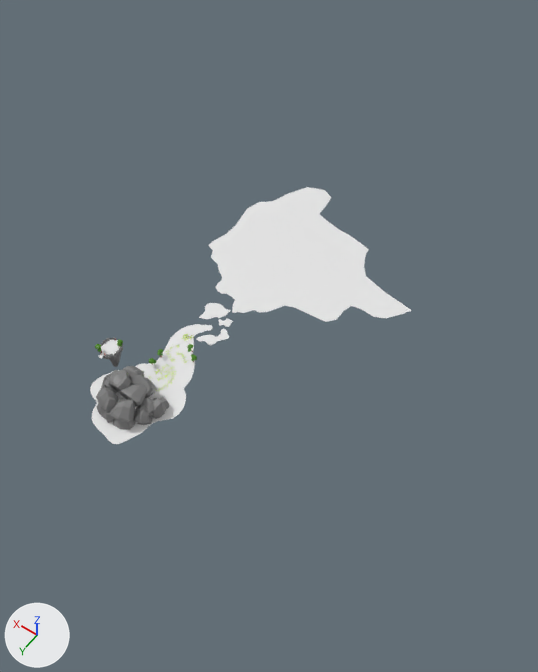
A saved change to the Blender file Assets/3D Objects/Map_1.blend.
The view is the same before and after, from a camera (50 mm lens) standing at (-423.0, 302.0, 762.0) and looking at (-90.0, -165.0, 28.0). Arrows for +X, +Y and +Z are at lower left; the lights stay in place. The older version comes first.

The first picture shows 'GrassAllIslands', 'Island1_Mesh.059', 'Island1_Mesh.062', 'Island1_Mesh.063', 'Island1_Mesh.065', 'Island1_Mesh.066', 'Island1_Mesh.068', 'Island1_Mesh.069', 'Island1_Mesh.070', 'Island1_Mesh.071', 'Island1_Mesh.072', 'Island1_Mesh.073', 'Island1_Mesh.075', 'Island1_Mesh.076', 'blockout' and 2 more.
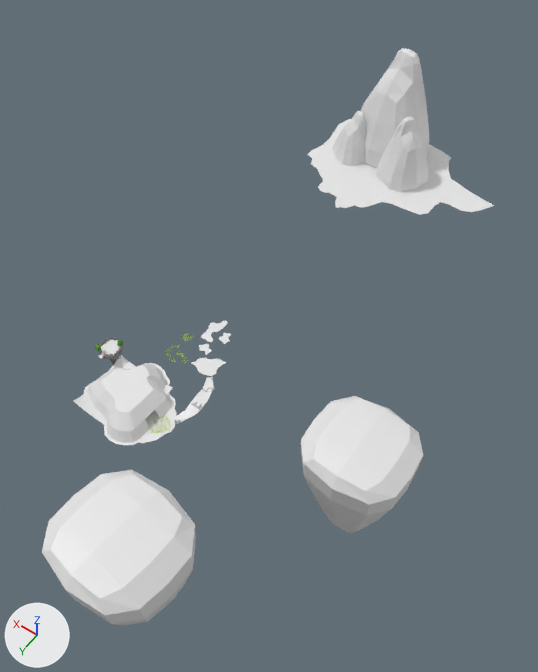
Commit message: updating map

What the commit changed:
Mesh me_cube_090 is new.
It has 246 vertices, 240 faces and spans x -1.93..3.56, y -4.03..1.03, z -2.63..0.8.
Mesh me_plane_006 is new.
It has 25 vertices, 23 faces and spans x -1.4..1.44, y -4.77..2.56, z -0.56..0.52.
Mesh me_cube is new.
It has 164 vertices, 160 faces and spans x -1.01..2.76, y -0.99..5.06, z -1.31..1.25.
Mesh me_plane_005 is new.
It has 60 vertices, 1 face and spans x -8.2..21.4, y 0.9..28.4, z 0.0.
Mesh me_plane_001 is new.
It has 167 vertices, 162 faces and spans x -5.29..6.3, y -22.66..-9.8, z -0.77..1.98.
Mesh me_plane is new.
It has 81 vertices, 64 faces and spans x -1.0..1.0, y -1.0..1.0, z -0.12..0.24.
Mesh me_plane_004_1 is new.
It has 144 vertices, 4 faces and spans x -1.7..5.23, y -6.22..1.44, z 0.0.
Object 'blockout' (ob_blockout) is deleted.
Object 'GrassAllIslands' (ob_grassallislands) moves from (20.0, -49.0, -12.0) to (-34.0, -27.0, -12.0).
Object 'GrassAllIslands' (ob_grassallislands) turns from (-2.4, 0.1, 1.7) to (-2.4, 0.1, -88) degrees about x, y and z.
Object 'Island1_Mesh.059' (ob_island1_mesh_059) is deleted.
Object 'Island1_Mesh.062' (ob_island1_mesh_062) is deleted.
Object 'Island1_Mesh.063' (ob_island1_mesh_063) is deleted.
Object 'Island1_Mesh.065' (ob_island1_mesh_065) is deleted.
Object 'Island1_Mesh.069' (ob_island1_mesh_069) is deleted.
Object 'Island1_Mesh.070' (ob_island1_mesh_070) is deleted.
Object 'Island1_Mesh.066' (ob_island1_mesh_066) is deleted.
Object 'Island1_Mesh.068' (ob_island1_mesh_068) is deleted.
Object 'Island1_Mesh.071' (ob_island1_mesh_071) is deleted.
Object 'Island1_Mesh.072' (ob_island1_mesh_072) is deleted.
Object 'Island1_Mesh.073' (ob_island1_mesh_073) is deleted.
Object 'Island1_Mesh.075' (ob_island1_mesh_075) is deleted.
Object 'Island1_Mesh.076' (ob_island1_mesh_076) is deleted.
Object 'Islands.004' (ob_islands_004) is new; it shows me_cube_090.
Its location is (31.0, -563.0, 23.0).
Its rotation in degrees is (180, 0, -220).
Its scale is (30.4, 30.4, 54.9).
Object 'bidge' (ob_bidge) is new; it shows me_plane_006.
Its location is (-65.0, -59.0, 1.0).
Its rotation in degrees is (0, 0, 349).
Its scale is (10.0, -10.0, 10.0).
It gains a SOLIDIFY modifier named 'Solidify'.
Object 'Islands' (ob_islands) is new; it shows me_cube.
Its location is (-280.0, -60.0, 65.0).
Its scale is (57.1, 57.1, 103.0).
Object 'BigIsland' (ob_bigisland) is new; it shows me_plane_005.
Its location is (7.0, -430.0, 0.0).
Its rotation in degrees is (0, 0, -180).
Its scale is (10.0, 10.0, 10.0).
Object 'Spawn' (ob_spawn) is new; it shows me_plane_001.
Its location is (-163.0, -14.0, 0.0).
Its rotation in degrees is (0, 0, -270).
Its scale is (10.0, 10.0, 10.0).
It gains a SOLIDIFY modifier named 'Solidify'.
Object 'Spawn.001' (ob_spawn_001) is new; it shows me_plane.
Its location is (15.0, -6.0, -7.0).
Its rotation in degrees is (0, 0, -90).
Its scale is (42.8, 42.8, 35.3).
Object 'Small_Islands' (ob_small_islands) is new; it shows me_plane_004_1.
Its location is (-41.0, -100.0, 0.0).
Its rotation in degrees is (0, 0, 345).
Its scale is (10.0, 10.0, 10.0).

Boxes [x1, y1, x2, y2] around the edits, measured in the pictures (538 x 672 px):
'Islands', added: after [42, 396, 423, 625]
'blockout', deleted: before [90, 187, 411, 444]
'Islands.004', added: after [332, 48, 429, 192]
'BigIsland', added: after [308, 119, 494, 215]
'Spawn', added: after [84, 363, 177, 445]
'Small_Islands', added: after [191, 321, 231, 376]
'Spawn.001', added (mostly hidden): after [74, 355, 173, 426]
'bidge', added: after [175, 377, 213, 424]
'Island1_Mesh.069', deleted: before [109, 399, 135, 422]
'Island1_Mesh.071', deleted: before [120, 385, 147, 406]
'Island1_Mesh.065', deleted: before [97, 388, 118, 412]
'Island1_Mesh.066', deleted: before [109, 370, 131, 393]
'Island1_Mesh.075', deleted: before [130, 375, 157, 398]
'Island1_Mesh.062', deleted: before [152, 396, 169, 419]
'Island1_Mesh.070', deleted: before [134, 409, 149, 424]
'Island1_Mesh.063', deleted: before [112, 418, 136, 430]
'Island1_Mesh.073', deleted: before [122, 366, 144, 380]
'GrassAllIslands', moved, turned: before [148, 364, 176, 391]; after [148, 414, 171, 434]
'Island1_Mesh.059', deleted: before [97, 403, 114, 423]
'Island1_Mesh.076', deleted: before [141, 397, 154, 413]
'Island1_Mesh.068', deleted: before [103, 376, 115, 391]
'Island1_Mesh.072', deleted: before [136, 405, 153, 418]
